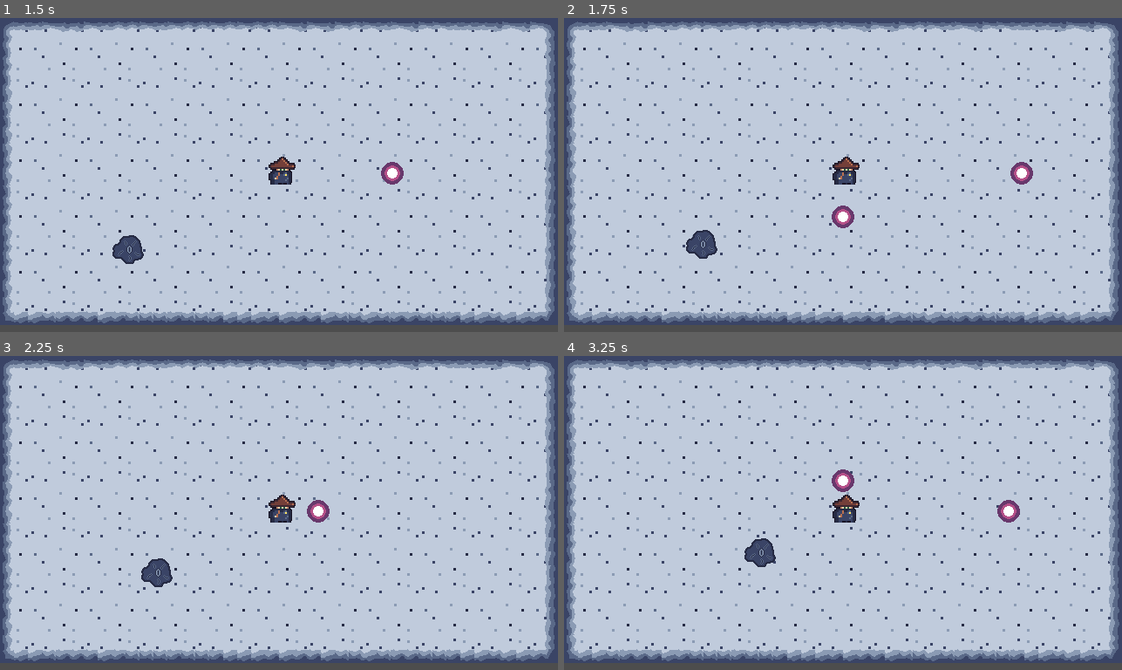
Above: before the commit, frames 1-4 (two rows, left to right).
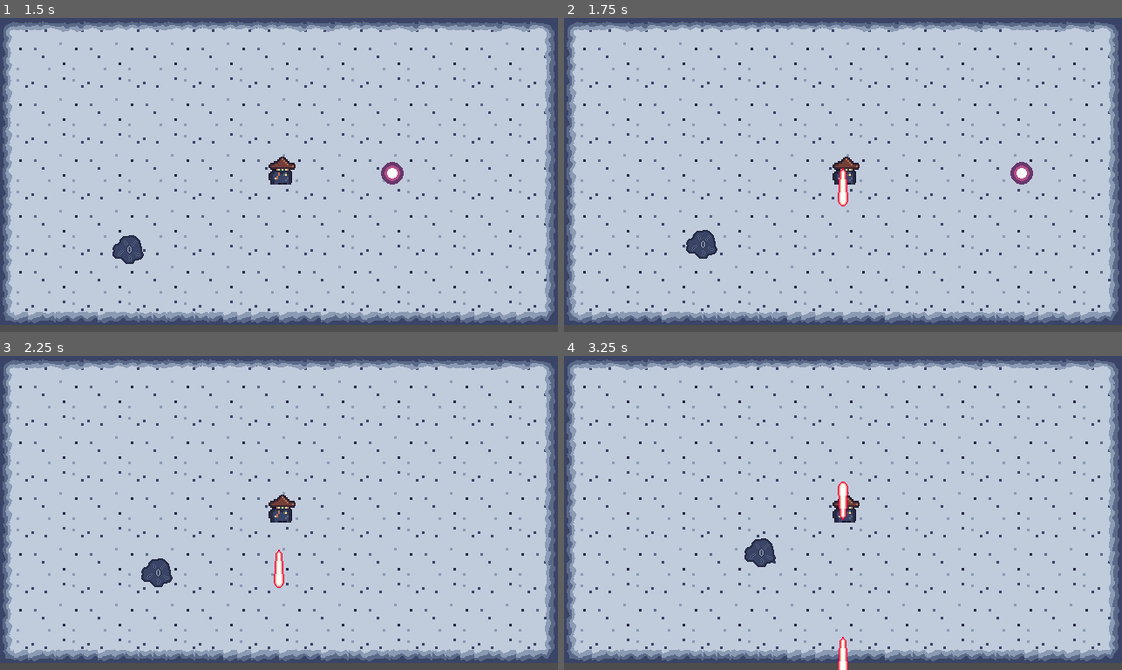
Above: after the commit, the same moments.

Repository: sthoni/winter_melonJam2023
Game: Godot game, scene res://level.tscn
The game is run twice, just before and just after one commit, with the same random seed, the same clock (stepped at 60 frames per second) and the same inputs.
Inputs:
- Up to frame 1 (1.5 s): hold Right (shoot_right, bound only before the commit) 0.53-1.28 s; hold E (ui_enchant, bound only before the commit) 0.53-1.28 s; hold Down (shoot_down, bound only before the commit) from 1.28 s (still down); tap E (ui_enchant, bound only before the commit) at 1.35 s
- Up to frame 2 (1.75 s): keep holding Down (shoot_down, bound only before the commit)
- Up to frame 3 (2.25 s): release Down (shoot_down, bound only before the commit) at 2.03 s; hold Right (shoot_right, bound only before the commit) from 2.03 s (still down); hold E (ui_enchant, bound only before the commit) from 2.03 s (still down)
- Up to frame 4 (3.25 s): release Right (shoot_right, bound only before the commit) at 2.78 s; release E (ui_enchant, bound only before the commit) at 2.78 s; hold Up (shoot_up, bound only before the commit) from 2.78 s (still down); tap E (ui_enchant, bound only before the commit) at 2.85 s

Frame 1 is identical in both runs. In frame 2, 0.4% of the frame differs, in the area x 47-53%, y 47-67%; in frame 3, 0.4%; in frame 4, 0.7%, in the area x 47-82%, y 36-100%.

Commit message:
Per Tastendruck kann man durch Charms switchen.

Diff:
--- a/Character.gd
+++ b/Character.gd
@@ -3,9 +3,6 @@
 
 @export var speed = 200 # speed in pixels/sec
 @onready var charmname = "DEFAULT"
-var target = Vector2.ZERO
-var enchanted = false
-var enchant = false
 const STANDARD_ROT_SPEED = 0.1
 
 @onready var wand := $Wand
@@ -16,31 +13,25 @@
 func _ready():
 	pass
 
-func magicspell():
-	if enchanted:
-		return -1
-	return 1
-
-func shoot():
+func cast():
 	wand.request_cast()
 
 # TODO: Schießen in eigene Component packen
 func get_input():
-	enchanted = Input.is_action_pressed("ui_enchant")
 	var input_direction := Input.get_vector("ui_left", "ui_right", "ui_up", "ui_down")
 	if input_direction.x < 0:
 		sprite.frame = 1
 	elif input_direction.x > 0:
 		sprite.frame = 0
 	velocity = input_direction * speed
-	if Input.is_action_pressed("shoot_left") or Input.is_action_pressed("shoot_right") or Input.is_action_pressed("shoot_up") or Input.is_action_pressed("shoot_down"):
-		var shoot_direction := Input.get_vector("shoot_left", "shoot_right", "shoot_up","shoot_down")
-		if shoot_direction.x < 0:
+	if Input.is_action_pressed("cast_left") or Input.is_action_pressed("cast_right") or Input.is_action_pressed("cast_up") or Input.is_action_pressed("cast_down"):
+		var cast_direction := Input.get_vector("cast_left", "cast_right", "cast_up","cast_down")
+		if cast_direction.x < 0:
 			sprite.frame = 1
-		elif shoot_direction.x > 0:
+		elif cast_direction.x > 0:
 			sprite.frame = 0
-		wand.rotation = shoot_direction.angle() + PI/2
-		shoot()
+		wand.rotation = cast_direction.angle() + PI/2
+		cast()
 
 func _physics_process(_delta):
 	get_input()
--- a/Wand.gd
+++ b/Wand.gd
@@ -1,17 +1,19 @@
 class_name Wand
 extends Marker2D
 
-@onready var charmspeed = 150
 @onready var wait = 0.0
 @onready var is_charm_loading = false
-var charm_name:String = "DEFAULT"
-@onready var charm: Charm = preload("res://charms/plasmaball.tres")
+@onready var charm_book: CharmBook = preload("res://charms/player_charm_book.tres")
 @onready var projectile_scene = preload("res://charms/projectile.tscn")
 
+var charm: Charm
+
+# Hack um durch die Charms zu switchen
+var charm_index := 0
 
 # Called when the node enters the scene tree for the first time.
 func _ready():
-	pass
+	charm = charm_book.charms[charm_index]
 
 # Called every frame. 'delta' is the elapsed time since the previous frame.
 func _process(delta):
@@ -21,6 +23,20 @@
 		cast()
 		wait = 0
 
+# Mit Q und E durch Charms switchen
+func _input(event):
+	if event.is_action_pressed("charm_switch_right"):
+		if charm_index < charm_book.charms.size() - 1:
+			charm_index += 1
+		else:
+			charm_index = 0
+		charm = charm_book.charms[charm_index]
+	if event.is_action_pressed("charm_switch_left"):
+		if charm_index > 0:
+			charm_index -= 1
+		else:
+			charm_index = charm_book.charms.size() - 1
+		charm = charm_book.charms[charm_index]
 
 func request_cast():
 	if is_charm_loading:
--- /dev/null
+++ b/charms/player_charm_book.tres
@@ -0,0 +1,9 @@
+[gd_resource type="Resource" script_class="CharmBook" load_steps=4 format=3 uid="uid://df0aufk8wabt7"]
+
+[ext_resource type="Resource" uid="uid://iaqfg3sgb411" path="res://charms/firebolt.tres" id="1_p1kw0"]
+[ext_resource type="Script" path="res://custom_resources/charm_book.gd" id="1_s3y8a"]
+[ext_resource type="Resource" uid="uid://cckp81d5bglf2" path="res://charms/plasmaball.tres" id="2_35wx8"]
+
+[resource]
+script = ExtResource("1_s3y8a")
+charms = Array[Resource("res://custom_resources/charm.gd")]([ExtResource("1_p1kw0"), ExtResource("2_35wx8")])
--- /dev/null
+++ b/custom_resources/charm_book.gd
@@ -0,0 +1,18 @@
+extends Resource
+
+class_name CharmBook
+
+signal charm_book_size_changed(charms_amount: int)
+
+@export var charms: Array[Charm] = []
+
+func add_charm(charm: Charm) -> void:
+	charms.append(charm)
+	charm_book_size_changed.emit(charms.size())
+
+
+func _to_string() -> String:
+	var _charm_strings: PackedStringArray = []
+	for i in charms.size():
+		_charm_strings.append("%s: %s" % [i+1, charms[i].id])
+	return "\n".join(_charm_strings)
--- a/project.godot
+++ b/project.godot
@@ -63,29 +63,34 @@
 , Object(InputEventKey,"resource_local_to_scene":false,"resource_name":"","device":-1,"window_id":0,"alt_pressed":false,"shift_pressed":false,"ctrl_pressed":false,"meta_pressed":false,"pressed":false,"keycode":0,"physical_keycode":4194305,"key_label":0,"unicode":0,"echo":false,"script":null)
 ]
 }
-ui_enchant={
+charm_switch_right={
 "deadzone": 0.5,
 "events": [Object(InputEventKey,"resource_local_to_scene":false,"resource_name":"","device":-1,"window_id":0,"alt_pressed":false,"shift_pressed":false,"ctrl_pressed":false,"meta_pressed":false,"pressed":false,"keycode":0,"physical_keycode":69,"key_label":0,"unicode":101,"echo":false,"script":null)
 ]
 }
-shoot_up={
+cast_up={
 "deadzone": 0.5,
 "events": [Object(InputEventKey,"resource_local_to_scene":false,"resource_name":"","device":-1,"window_id":0,"alt_press …(182 unchanged characters)…
 ]
 }
-shoot_down={
+cast_down={
 "deadzone": 0.5,
 "events": [Object(InputEventKey,"resource_local_to_scene":false,"resource_name":"","device":-1,"window_id":0,"alt_press …(182 unchanged characters)…
 ]
 }
-shoot_left={
+cast_left={
 "deadzone": 0.5,
 "events": [Object(InputEventKey,"resource_local_to_scene":false,"resource_name":"","device":-1,"window_id":0,"alt_press …(182 unchanged characters)…
 ]
 }
-shoot_right={
+cast_right={
 "deadzone": 0.5,
 "events": [Object(InputEventKey,"resource_local_to_scene":false,"resource_name":"","device":-1,"window_id":0,"alt_press …(182 unchanged characters)…
+]
+}
+charm_switch_left={
+"deadzone": 0.5,
+"events": [Object(InputEventKey,"resource_local_to_scene":false,"resource_name":"","device":-1,"window_id":0,"alt_pressed":false,"shift_pressed":false,"ctrl_pressed":false,"meta_pressed":false,"pressed":false,"keycode":0,"physical_keycode":81,"key_label":0,"unicode":113,"echo":false,"script":null)
 ]
 }
 
